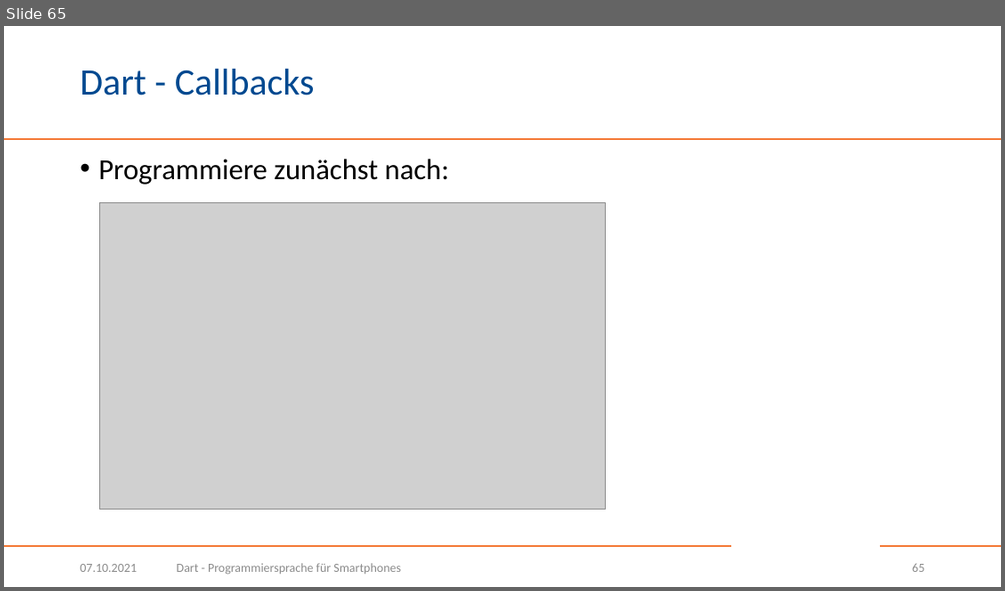
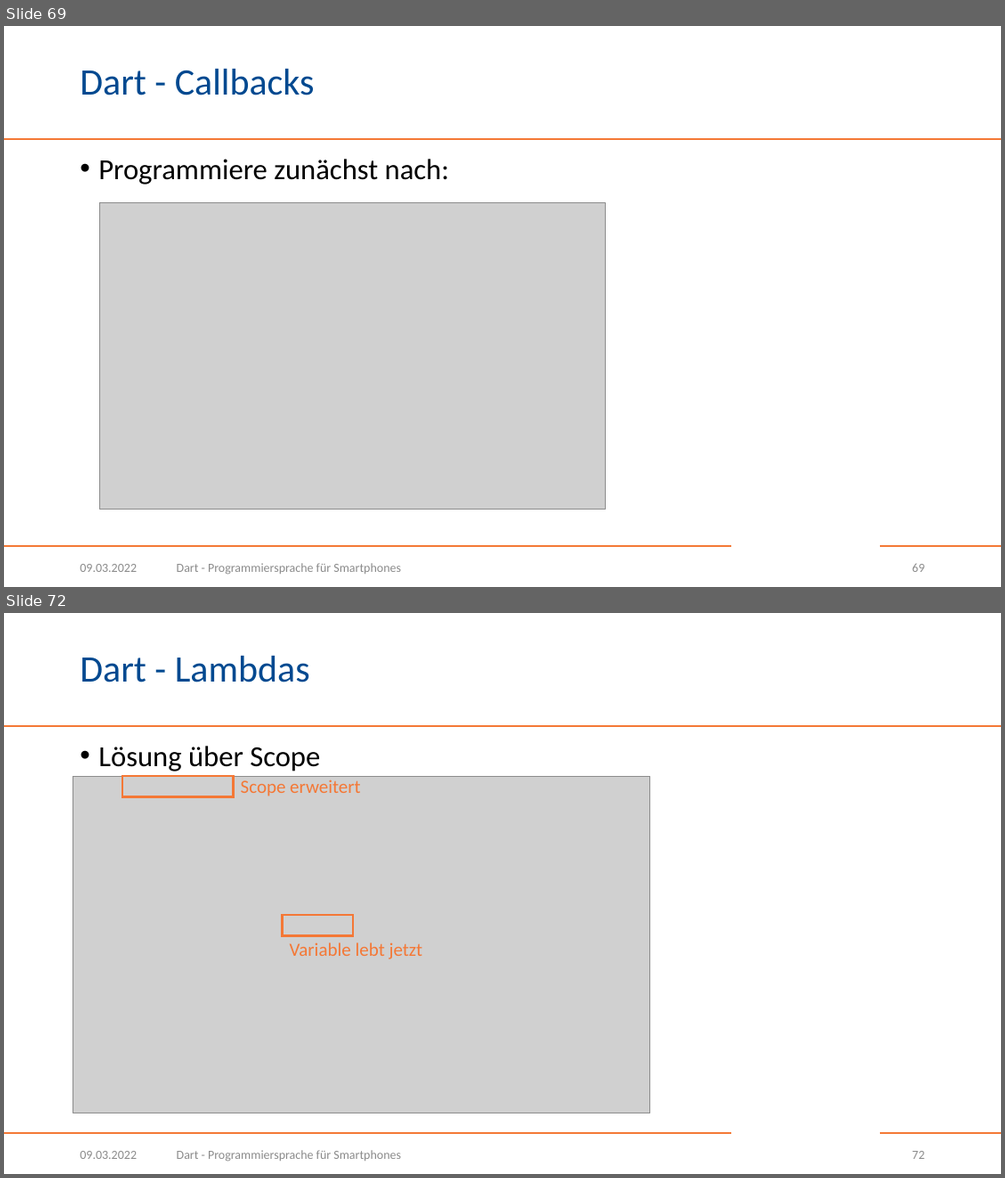
Before and after one commit to BogyMitutoyoCTL/Checklisten-App-2022.1, a slide deck: Dart.pptx. Shown one above the other, each under a label of ours: slide 65 before the commit, slides 69 and 72 after it; the slides between them are not shown. The pictures are 1005x591 and 1005x1178 pixels, drawn with LibreOffice and Linux fonts; fonts in the diff are those of the drawing; grey boxes stand for pictures; background and template pictures are left out. Boxes give left, top, right and bottom in pixels: in the first picture for what was removed or moved away, otherwise in the second. Text is boxed around its words. In the diff, an @@ line names an element or a change of style, - is before the commit and + after.

Commit message:
Dart presentation: add chapters for scope and lambdas

```diff
--- a/Dart.pptx
+++ b/Dart.pptx
@@ slide 72 added at bbox=[4, 613, 1001, 1174], background #FFFFFF; not listed: 3 template elements that a slide beside it also shows @@
@@ title added at bbox=[80, 656, 310, 682], 36 pt, text #004990 @@
+Dart - Lambdas
@@ text added at bbox=[98, 746, 320, 771], 28 pt, text #000000 @@
+• Lösung über Scope
@@ picture added at bbox=[73, 776, 650, 1113] @@
@@ rectangle added at bbox=[122, 776, 233, 797], outline #F47836 2.25 pt @@
@@ text added at bbox=[241, 779, 360, 796], 18 pt, text #F47836 @@
+Scope erweitert
@@ rectangle added at bbox=[283, 915, 353, 936], outline #F47836 2.25 pt @@
@@ text added at bbox=[290, 942, 423, 959], 18 pt, text #F47836 @@
+Variable lebt jetzt
@@ text added at bbox=[80, 1151, 137, 1159], 12 pt, text #8C8C8C @@
+09.03.2022
@@ text added at bbox=[177, 1150, 401, 1161], 12 pt, text #8C8C8C @@
+Dart - Programmiersprache für Smartphones
@@ page number added at bbox=[912, 1151, 924, 1159], 12 pt, text #8C8C8C @@
+72
@@ what was slide 65 is now slide 69 @@
@@ slide 69 changed as well @@
@@ text at bbox=[80, 564, 137, 572]: text changed @@
-07.10.2021
+09.03.2022
```
Also in this commit, not shown: 89 other slides changed, 9 other slides added.
